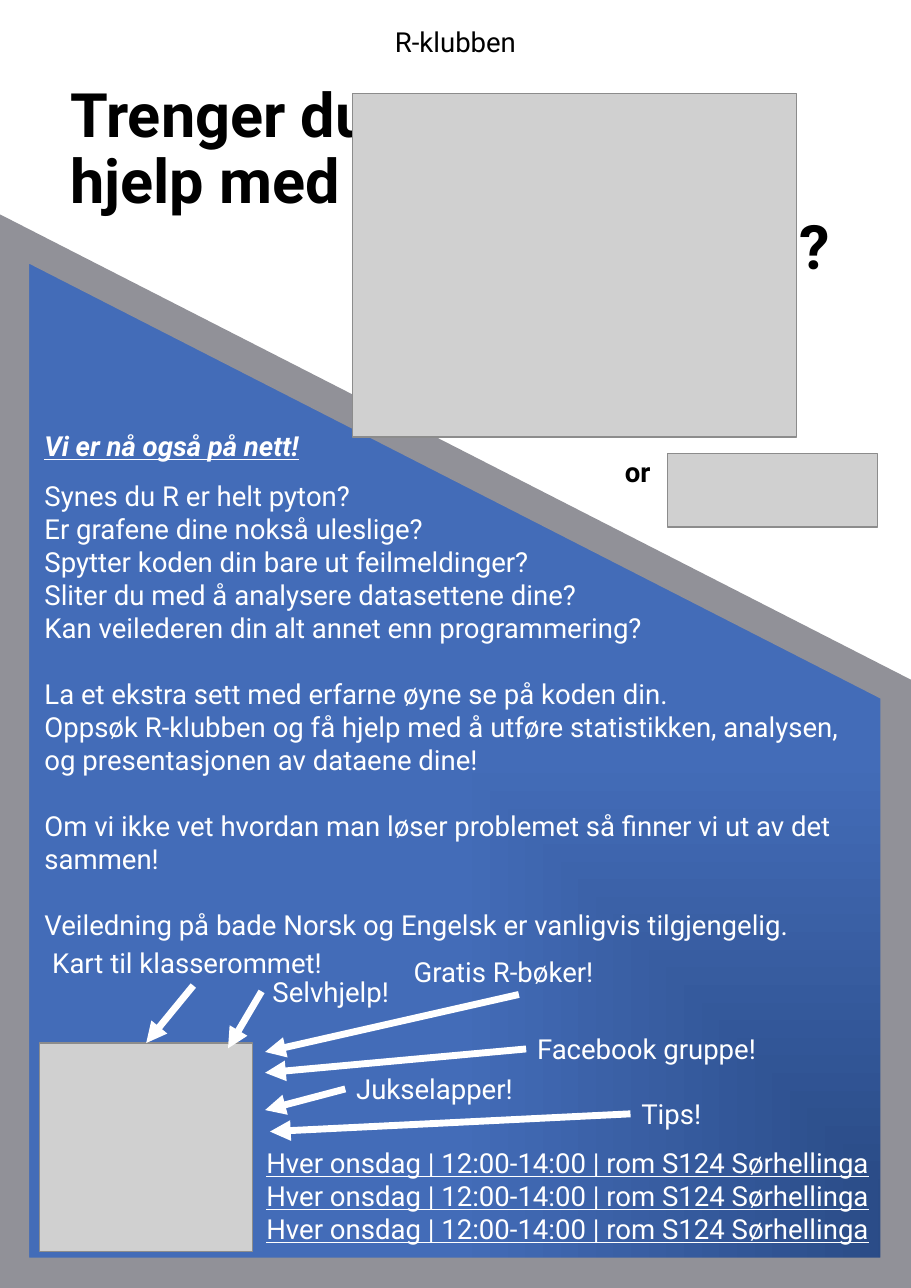
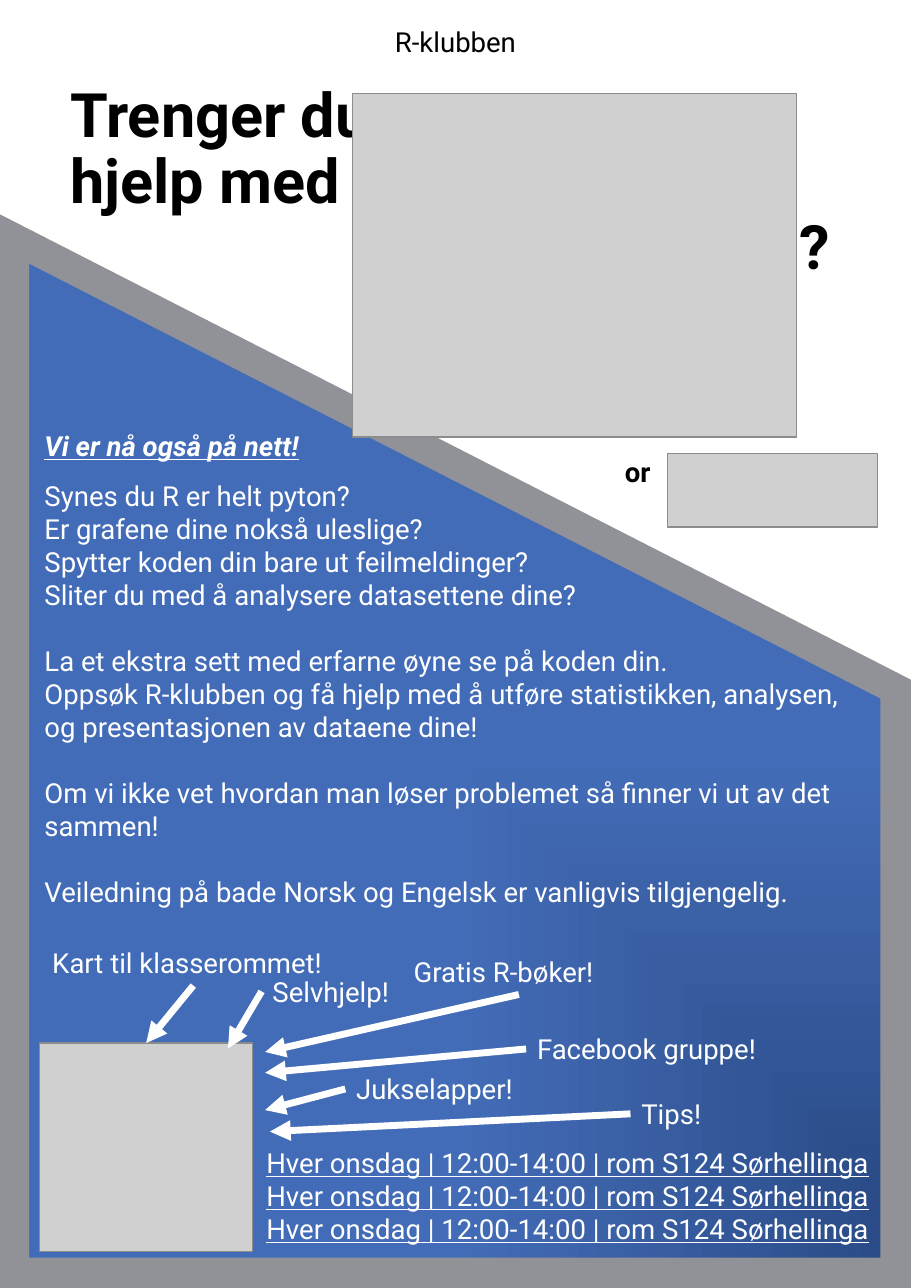
Before and after one commit to Taakefyrsten/NMBU-R-club, a slide deck: slide 1 of ADs/RCLUB_AD.pptx. Drawn at 911x1288 pixels with LibreOffice and Linux fonts; fonts in the diff are those of the drawing; grey boxes stand for pictures. Boxes give left, top, right and bottom in pixels: in the first picture for what was removed or moved away, otherwise in the second. Text is boxed around its words. In the diff, an @@ line names an element or a change of style, - is before the commit and + after.

```diff
--- a/ADs/RCLUB_AD.pptx
+++ b/ADs/RCLUB_AD.pptx
@@ free "Synes du R er helt ...": place and size @@
-free "Synes du R er helt ..." at bbox=[34, 474, 885, 952]
+free "Synes du R er helt ..." at bbox=[34, 474, 885, 919]
@@ text in free at bbox=[44, 617, 641, 644]: paragraph removed @@
-Kan veilederen din alt annet enn programmering?
```
Also in this commit, not shown: 1 other slide changed, 1 other file.
